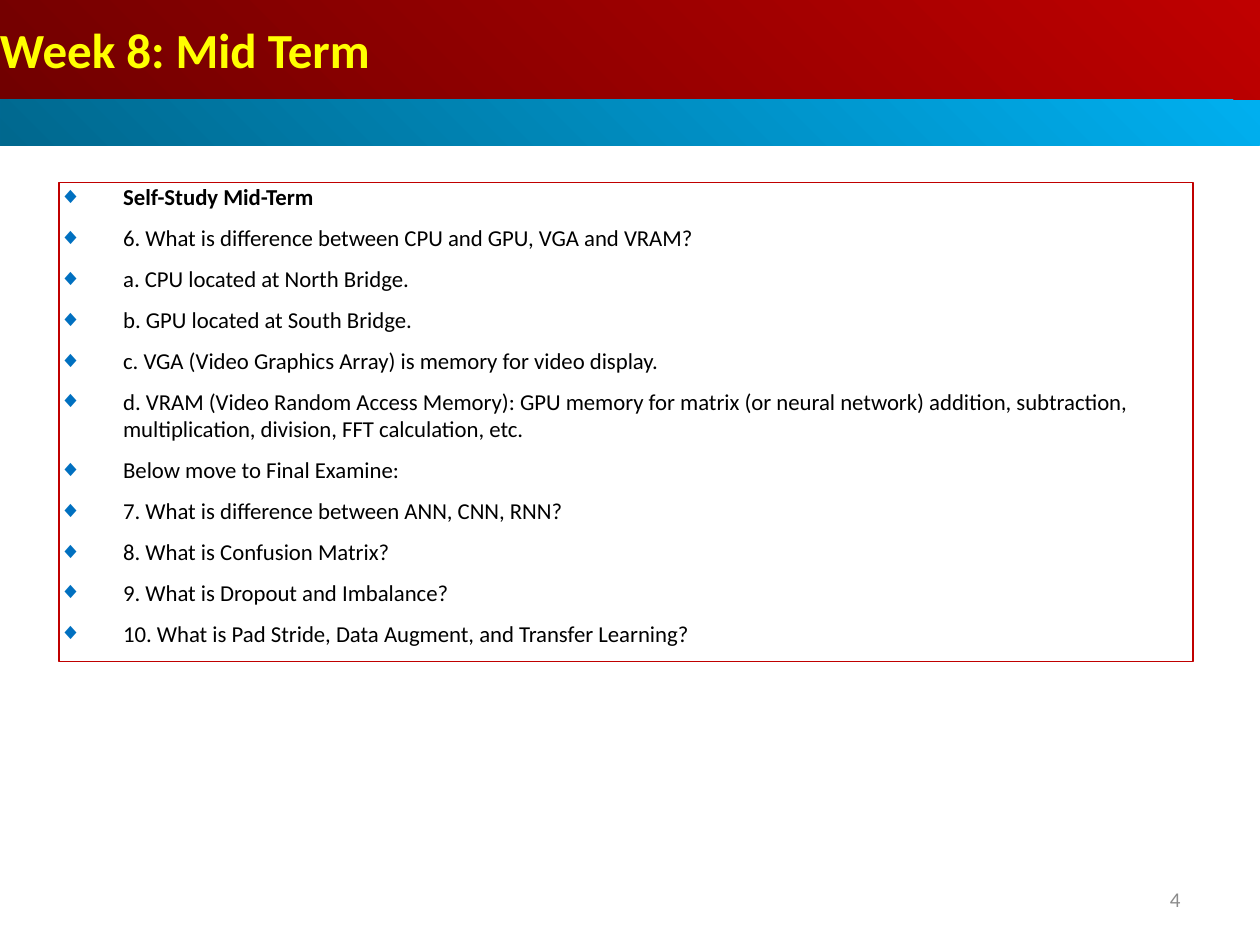
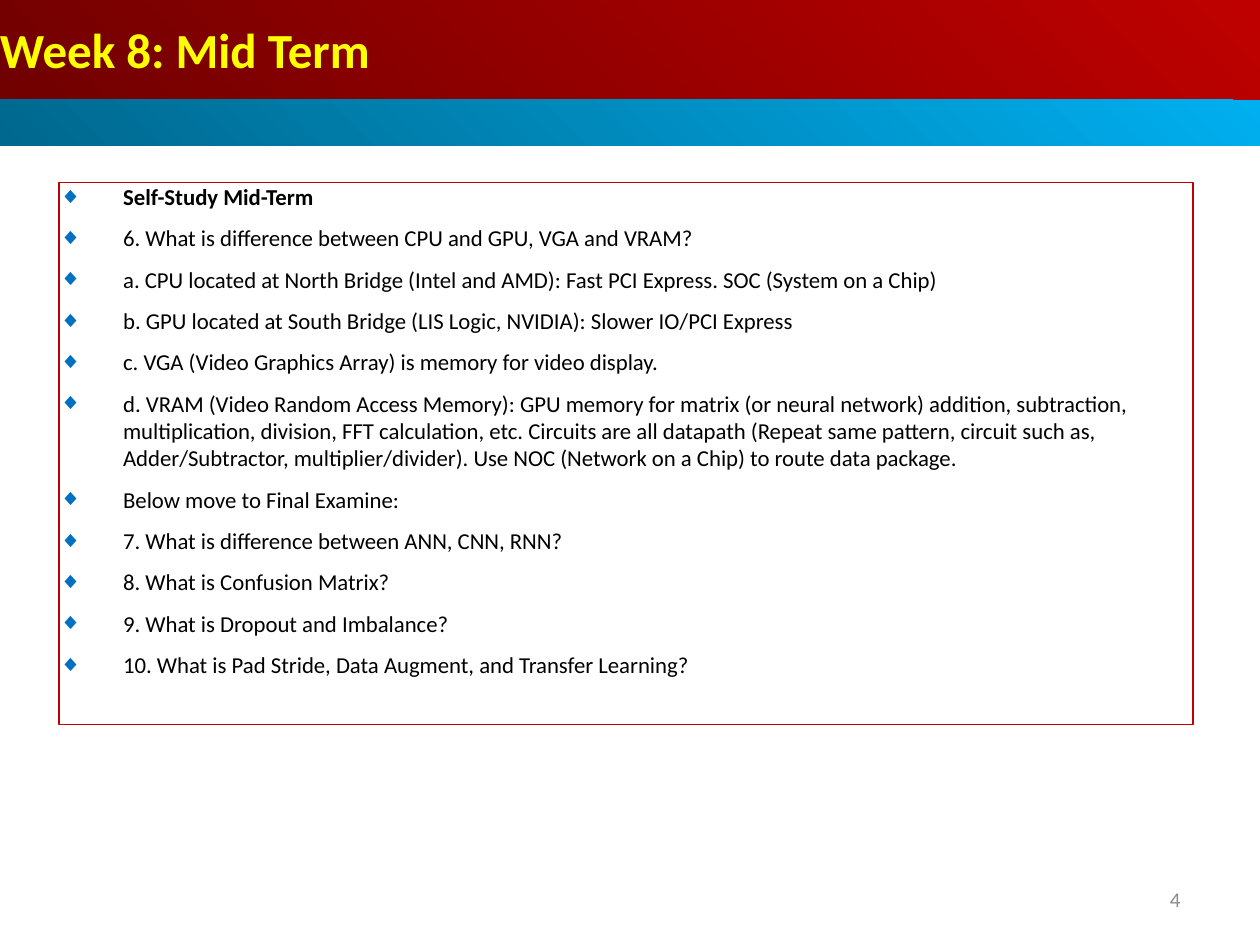
Before and after one commit to peterhchen/AIU_CS512_DL, a slide deck: slide 4 of 000_Lecture_Project/week08/01_Lecture/18.00_Mid_Term_QA.ppt. Drawn at 1260x945 pixels with LibreOffice and Linux fonts; fonts in the diff are those of the drawing. Boxes give left, top, right and bottom in pixels: in the first picture for what was removed or moved away, otherwise in the second. Text is boxed around its words. In the diff, an @@ line names an element or a change of style, - is before the commit and + after.

```diff
--- a/000_Lecture_Project/week08/01_Lecture/18.00_Mid_Term_QA.ppt
+++ b/000_Lecture_Project/week08/01_Lecture/18.00_Mid_Term_QA.ppt
@@ rectangle "Self-Study Mid-Term": place and size @@
-rectangle "Self-Study Mid-Term" at bbox=[59, 183, 1193, 662]
+rectangle "Self-Study Mid-Term" at bbox=[59, 183, 1193, 724]
@@ text in rectangle at bbox=[123, 271, 936, 333]: text changed @@
-◆ a. CPU located at North Bridge.
-◆ b. GPU located at South Bridge.
+◆ a. CPU located at North Bridge (Intel and AMD): Fast PCI Express. SOC (System on a Chip)
+◆ b. GPU located at South Bridge (LIS Logic, NVIDIA): Slower IO/PCI Express
@@ text in rectangle at bbox=[123, 395, 1126, 470]: text changed @@
-◆ d. VRAM (Video Random Access Memory): GPU memory for matrix (or neural network) addition, subtraction, multiplication, division, FFT calculation, etc.
+◆ d. VRAM (Video Random Access Memory): GPU memory for matrix (or neural network) addition, subtraction, multiplication, division, FFT calculation, etc. Circuits are all datapath (Repeat same pattern, circuit such as, Adder/Subtractor, multiplier/divider). Use NOC (Network on a Chip) to route data package.
```
Also in this commit, not shown: 2 other slides changed, 1 other file.
